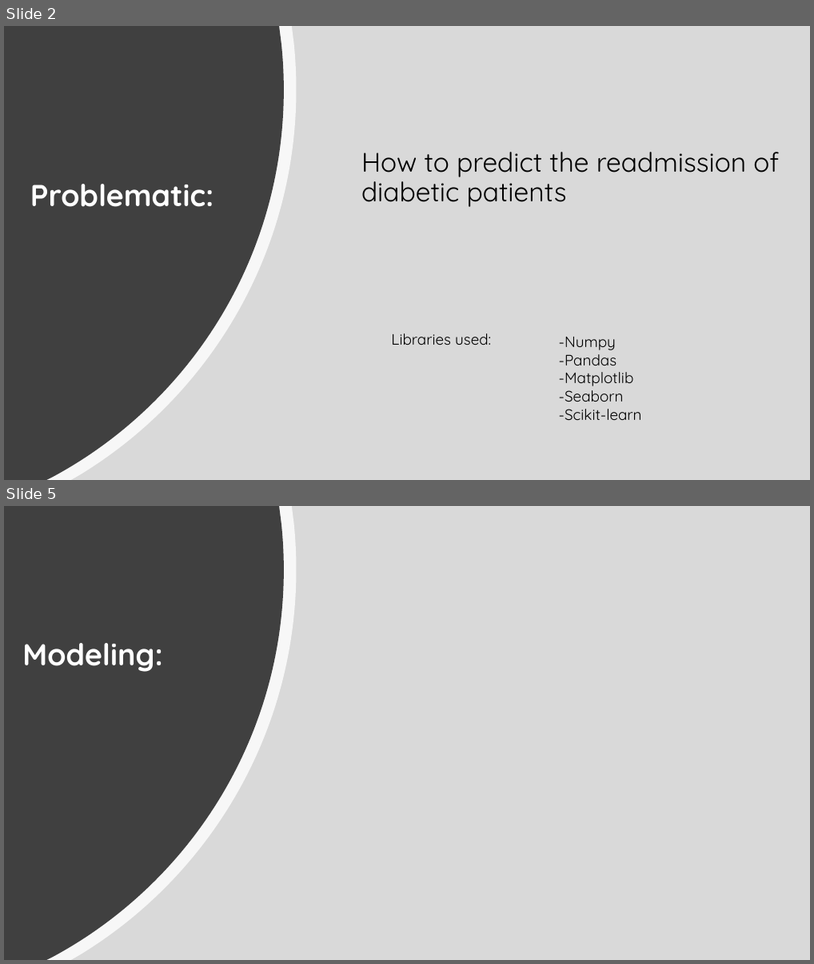
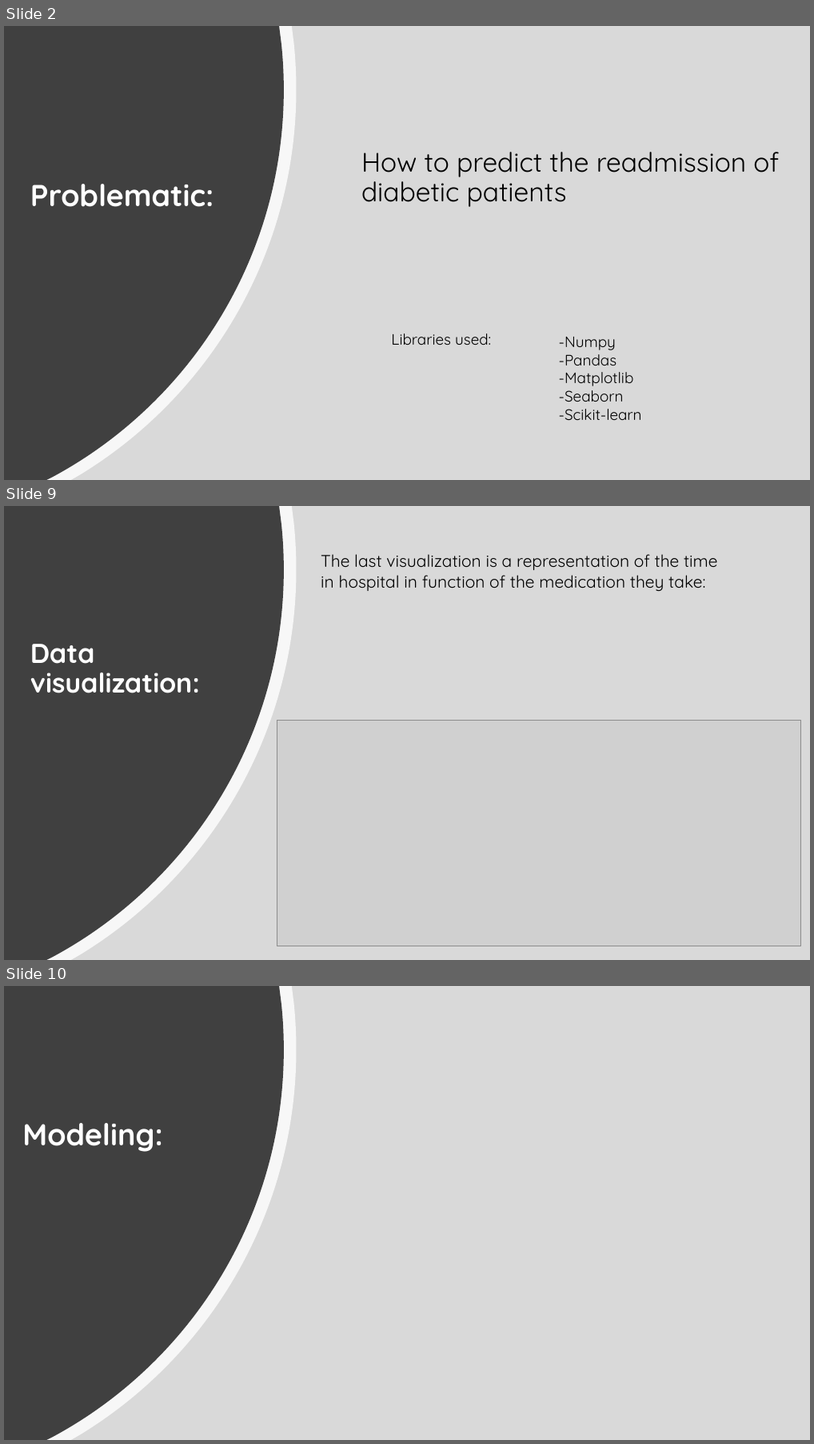
Before and after one commit to Const679/Python-Diabete, a slide deck: Readmission of the Diabetics patients.pptx. Shown one above the other, each under a label of ours: slides 2 and 5 before the commit, slides 2, 9 and 10 after it; the slides between them are not shown. The pictures are 814x964 and 814x1444 pixels, drawn with LibreOffice and Linux fonts; fonts in the diff are those of the drawing; grey boxes stand for pictures. Boxes give left, top, right and bottom in pixels: in the first picture for what was removed or moved away, otherwise in the second. Text is boxed around its words. In the diff, an @@ line names an element or a change of style, - is before the commit and + after.

```diff
--- a/Readmission of the Diabetics patients.pptx
+++ b/Readmission of the Diabetics patients.pptx
@@ slide 9 added at (4, 506, 810, 960), background #FFFFFF @@
@@ rectangle added at (4, 506, 810, 960), fill #D9D9D9 @@
@@ freeform shape added at (4, 506, 297, 960), fill #FFFFFF at 80% opacity @@
@@ freeform shape added at (4, 506, 284, 960), fill #404040 @@
@@ text added at (321, 554, 718, 591), 20 pt, text #000000 @@
+The last visualization is a representation of the time in hospital in function of the medication they take:
@@ title added at (30, 644, 200, 693), 32.4 pt, text #FFFFFF, bold @@
+Data visualization:
@@ picture added at (278, 720, 802, 946) @@
@@ what was slide 5 is now slide 10 @@
```
Also in this commit, not shown: 2 slides changed, 4 other slides added.
